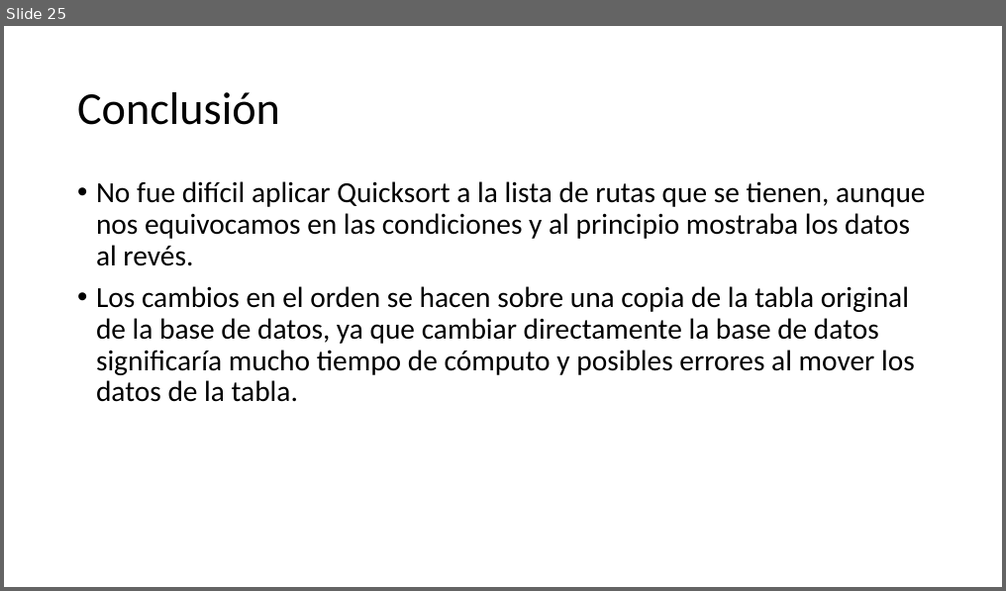
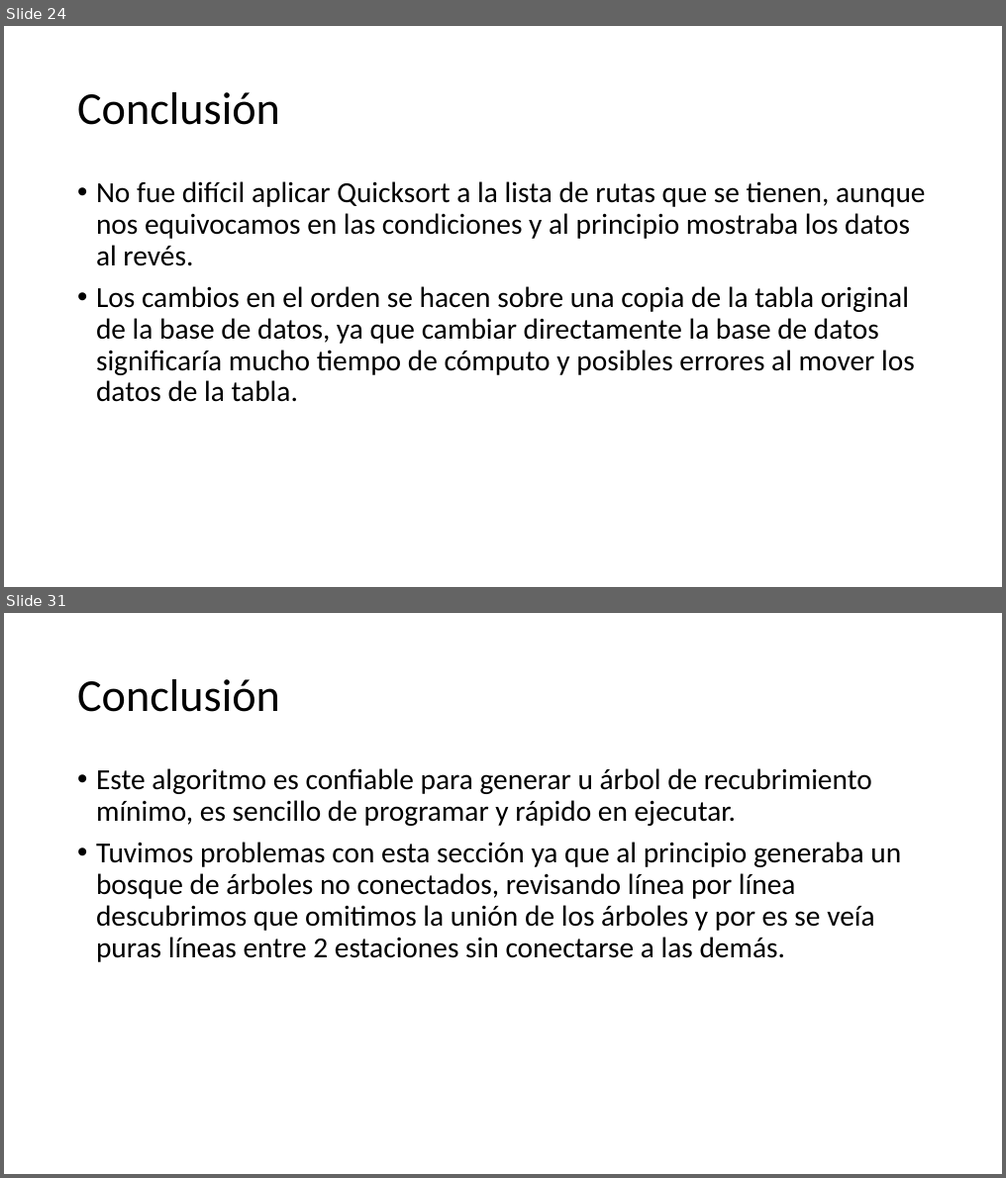
Before and after one commit to purrtgam/MiBicic-Project, a slide deck: Manual de proyecto.pptx. Shown one above the other, each under a label of ours: slide 25 before the commit, slides 24 and 31 after it; the slides between them are not shown. The pictures are 1006x591 and 1006x1178 pixels, drawn with LibreOffice and Linux fonts; fonts in the diff are those of the drawing. Boxes give left, top, right and bottom in pixels: in the first picture for what was removed or moved away, otherwise in the second. Text is boxed around its words. In the diff, an @@ line names an element or a change of style, - is before the commit and + after.

```diff
--- a/Manual de proyecto.pptx
+++ b/Manual de proyecto.pptx
@@ slide 31 added at <box>4,613,1002,1174</box>, background #FFFFFF @@
@@ title added at <box>77,679,280,712</box>, 69.3 pt, text #000000 @@
+Conclusión
@@ text added at <box>96,768,901,962</box>, 44.1 pt, text #000000 @@
+• Este algoritmo es confiable para generar u árbol de recubrimiento mínimo, es sencillo de programar y rápido en ejecutar.
+• Tuvimos problemas con esta sección ya que al principio generaba un bosque de árboles no conectados, revisando línea por línea descubrimos que omitimos la unión de los árboles y por es se veía puras líneas entre 2 estaciones sin conectarse a las demás.
@@ what was slide 25 is now slide 24 @@
```
Also in this commit, not shown: 1 slide changed, 8 other slides added, 1 other file.
